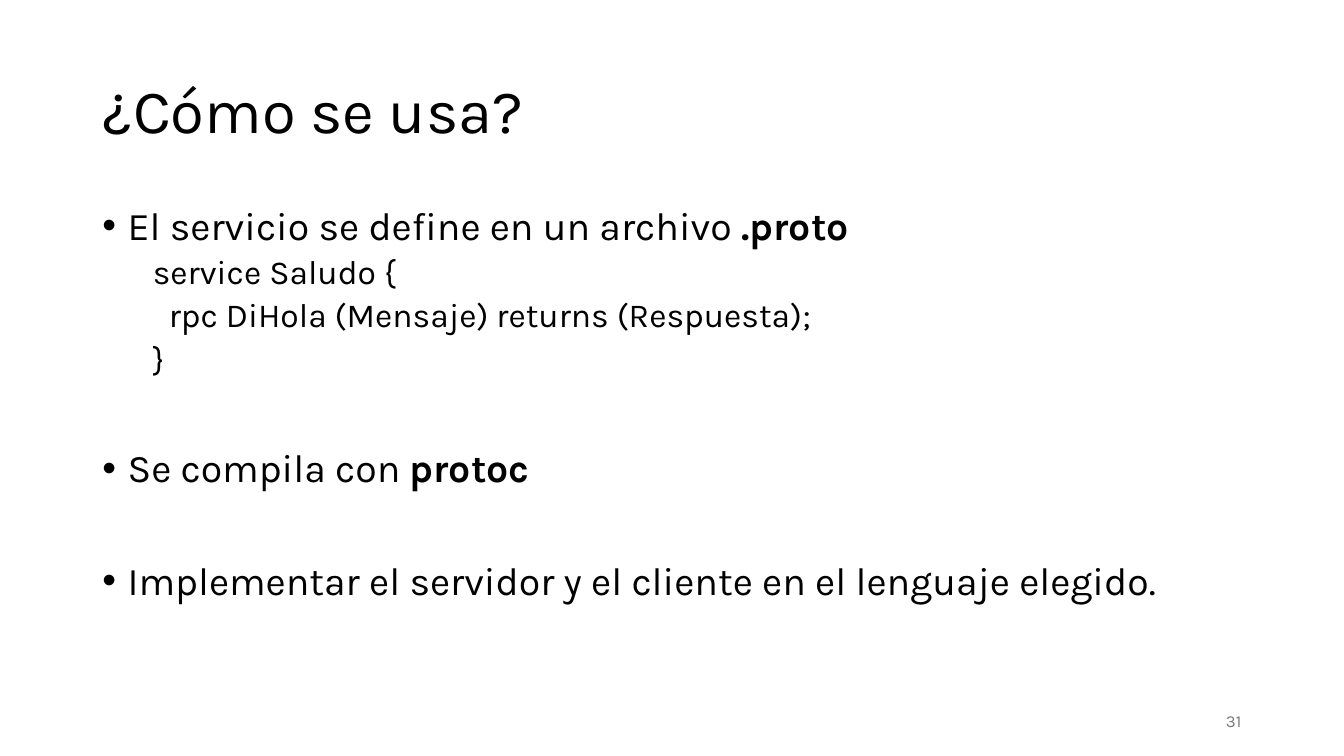
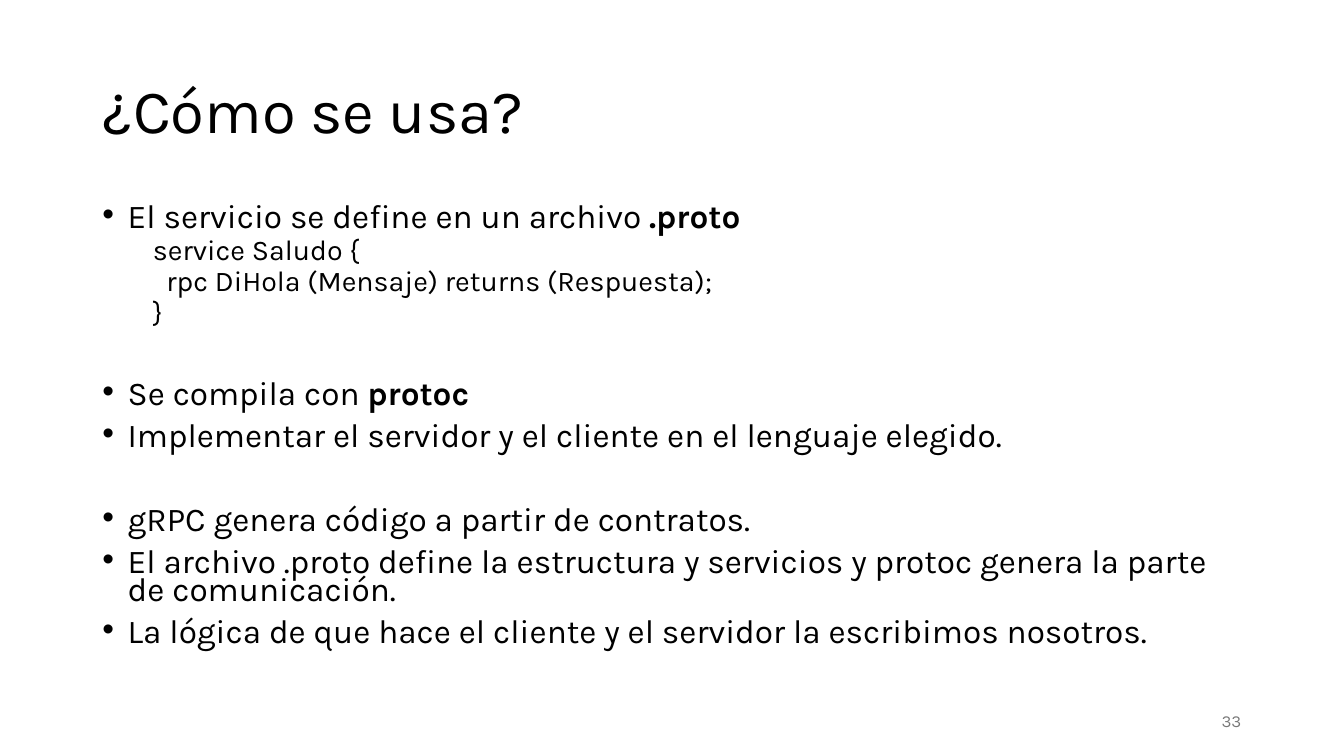
Before and after one commit to aldebarran22/CURSO_CPP_SERVICIOS_30H, a slide deck: slide 33 of doc/3_Comunicacion_microservicios_C++.pptx (slide 31 before the commit). Drawn at 1344x756 pixels with LibreOffice and Linux fonts; fonts in the diff are those of the drawing. Boxes give left, top, right and bottom in pixels: in the first picture for what was removed or moved away, otherwise in the second. Text is boxed around its words. In the diff, an @@ line names an element or a change of style, - is before the commit and + after.

```diff
--- a/doc/3_Comunicacion_microservicios_C++.pptx
+++ b/doc/3_Comunicacion_microservicios_C++.pptx
@@ text at [128,205,1002,455]: size 28 to 23.8 pt in "El servicio se define en un archivo ...", "Se compila con protoc", "Implementar el servidor y el cliente en ..."; size 24 to 20.4 pt in "service Saludo {", "rpc DiHola (Mensaje) returns (Respuesta);", "}"; line spacing 0.9 to 0.7 @@
@@ text at [128,505,1206,651]: paragraphs added @@
+• gRPC genera código a partir de contratos.
+• El archivo .proto define la estructura y servicios y protoc genera la parte de comunicación.
+• La lógica de que hace el cliente y el servidor la escribimos nosotros.
@@ page number at [1222,716,1242,727]: text changed @@
-31
+33
```
Also in this commit, not shown: 8 other slides changed, 13 slides added, 1 slide removed, 31 other files.
